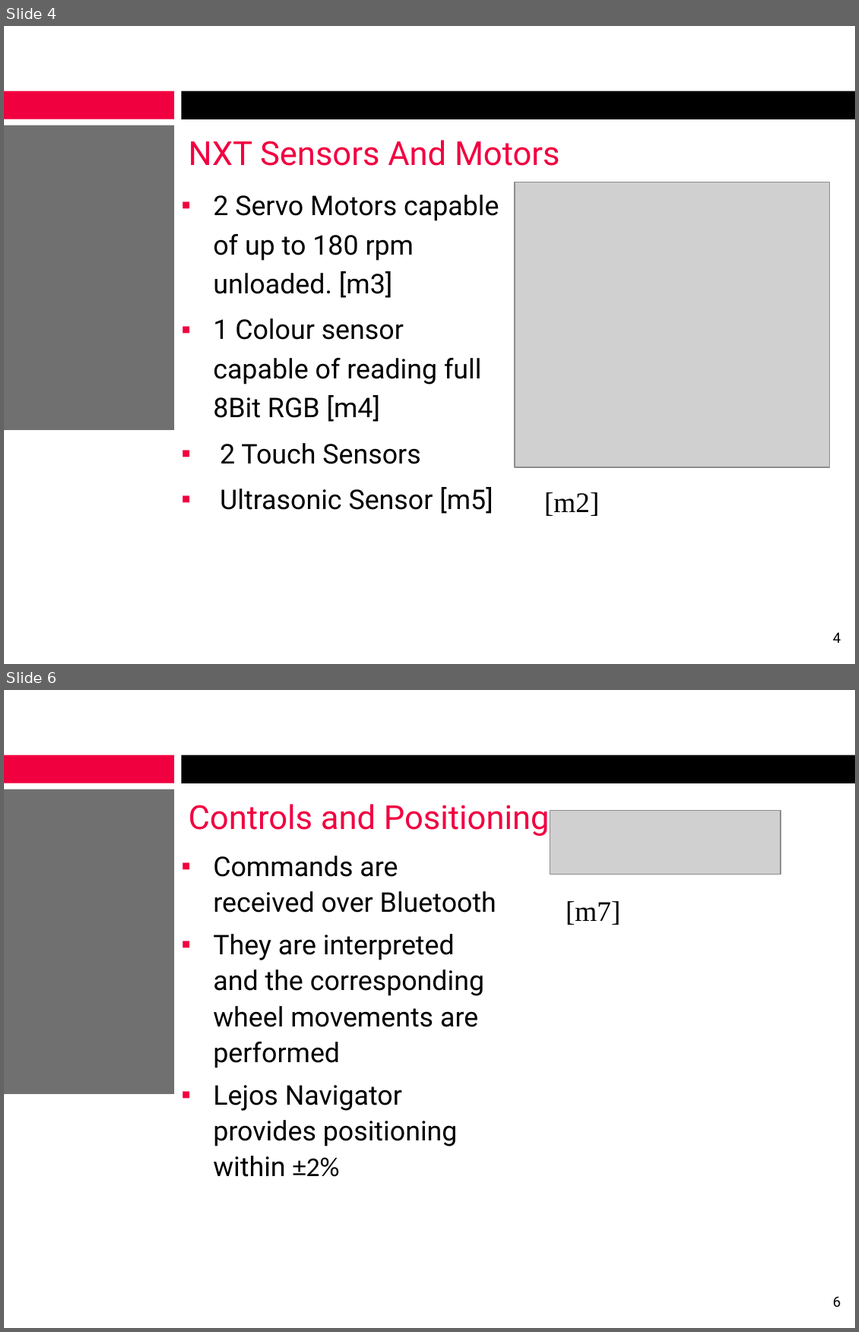
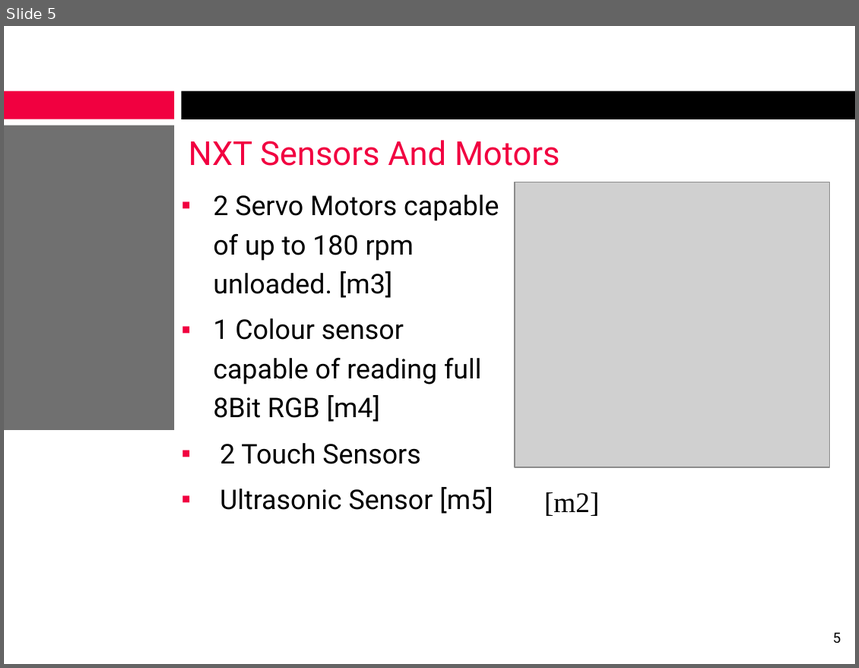
Before and after one commit to alexcraig/RoboWars, a slide deck: docs/presentation_slides/RoboWarsPresentation_MikeWright.ppt. Shown one above the other, each under a label of ours: slides 4 and 6 before the commit, slide 5 after it; the slides between them are not shown. The pictures are 859x1332 and 859x668 pixels, drawn with LibreOffice and Linux fonts; fonts in the diff are those of the drawing; grey boxes stand for pictures; background and template pictures are left out. Boxes give left, top, right and bottom in pixels: in the first picture for what was removed or moved away, otherwise in the second. Text is boxed around its words. In the diff, an @@ line names an element or a change of style, - is before the commit and + after.

```diff
--- a/docs/presentation_slides/RoboWarsPresentation_MikeWright.ppt
+++ b/docs/presentation_slides/RoboWarsPresentation_MikeWright.ppt
@@ slide 6 removed at <box>4,690,855,1328</box>, background #FFFFFF; not listed: 3 template elements that a slide beside it also shows @@
@@ title removed at <box>189,804,550,836</box> @@
-Controls and Positioning
@@ picture removed at <box>550,811,781,875</box> @@
@@ text removed at <box>213,856,496,1177</box> @@
-▪ Commands are received over Bluetooth
-▪ They are interpreted and the corresponding wheel movements are performed
-▪ Lejos Navigator provides positioning within ±2%
@@ text removed at <box>566,901,621,925</box> @@
-[m7]
@@ page number removed at <box>833,1296,841,1307</box> @@
-6
@@ what was slide 4 is now slide 5 @@
@@ page number at <box>833,632,841,644</box>: text changed @@
-4
+5
```
Also in this commit, not shown: 6 slides changed, 4 slides added, 4 other files.
